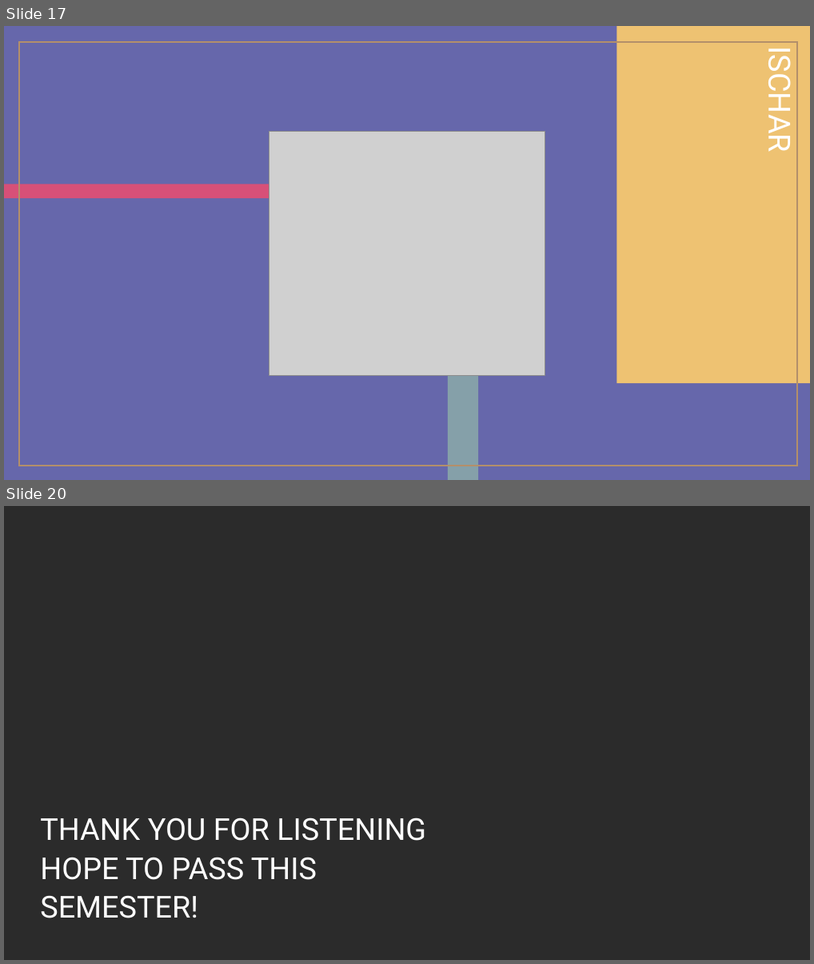
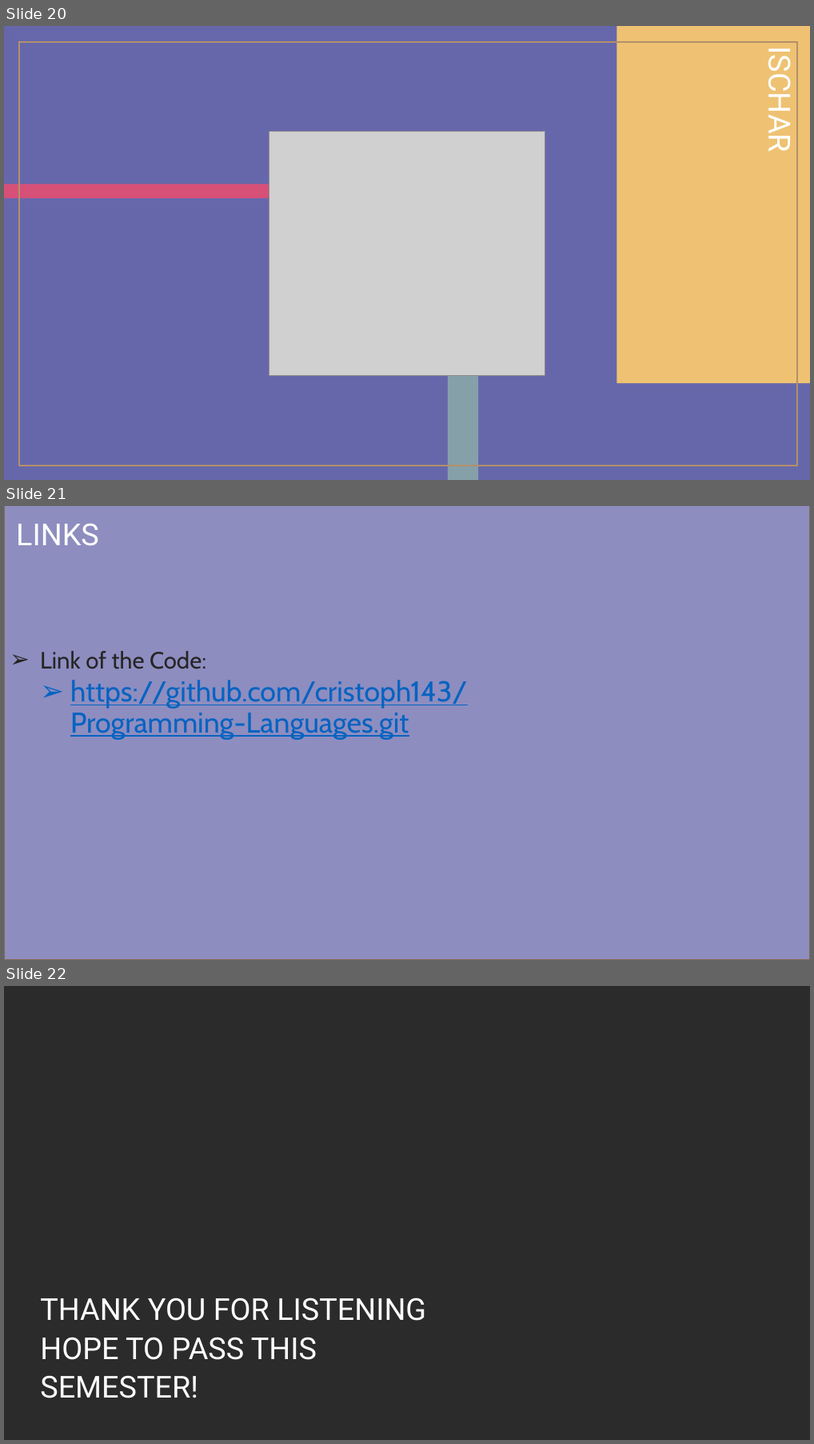
Before and after one commit to cristoph143/Programming-Languages, a slide deck: Programming Project.pptx. Shown one above the other, each under a label of ours: slides 17 and 20 before the commit, slides 20, 21 and 22 after it; the slides between them are not shown. The pictures are 814x964 and 814x1444 pixels, drawn with LibreOffice and Linux fonts; fonts in the diff are those of the drawing; grey boxes stand for pictures; background and template pictures are left out; a plain dark background stands for a picture behind light text. Boxes give left, top, right and bottom in pixels: in the first picture for what was removed or moved away, otherwise in the second. Text is boxed around its words. In the diff, an @@ line names an element or a change of style, - is before the commit and + after.

```diff
--- a/Programming Project.pptx
+++ b/Programming Project.pptx
@@ slide 21 added at box(4, 506, 810, 960), background picture (left out) @@
@@ rectangle added at box(4, 506, 810, 960), fill #6768AB at 75% opacity, outline #846A4E 1 pt @@
@@ title added at box(16, 524, 99, 545), 36 pt, text #FFFFFF @@
+LINKS
@@ text added at box(40, 651, 467, 739), 34 pt, text #0563C1, underline @@
+➢ Link of the Code:
+  ➢ https://github.com/cristoph143/Programming-Languages.git
@@ what was slide 17 is now slide 20 @@
@@ what was slide 20 is now slide 22 @@
```
Also in this commit, not shown: 1 slide changed, 2 other slides added, 1 slide removed, 13 other files.
